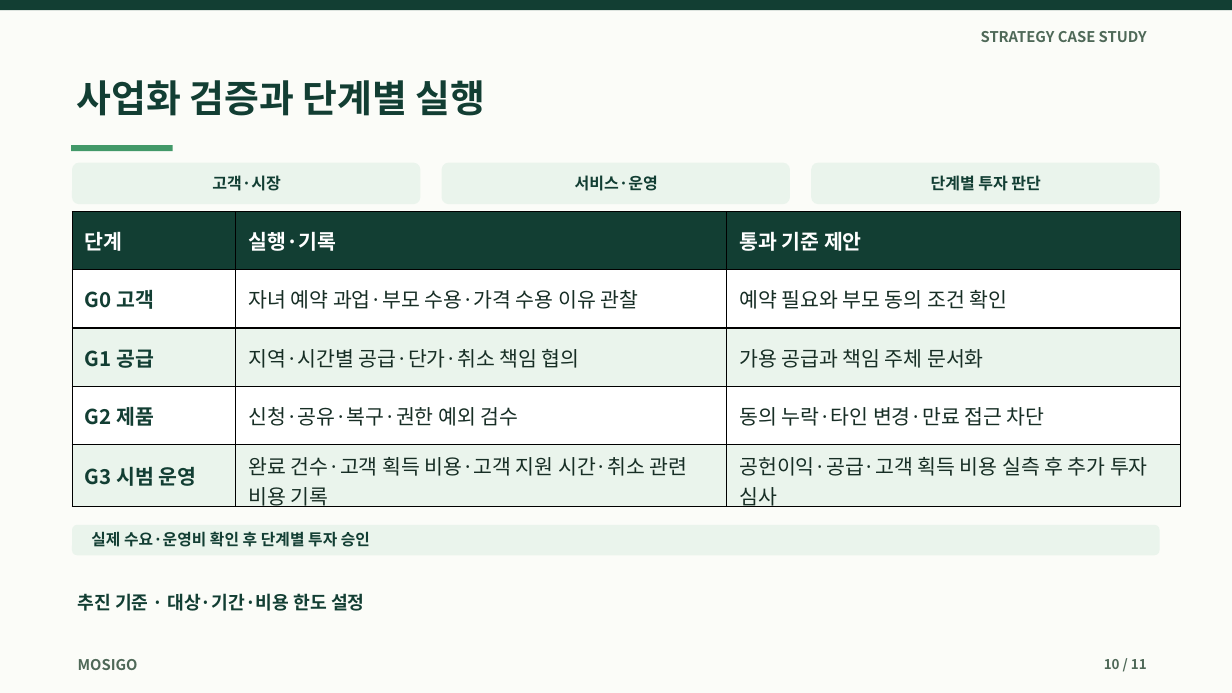
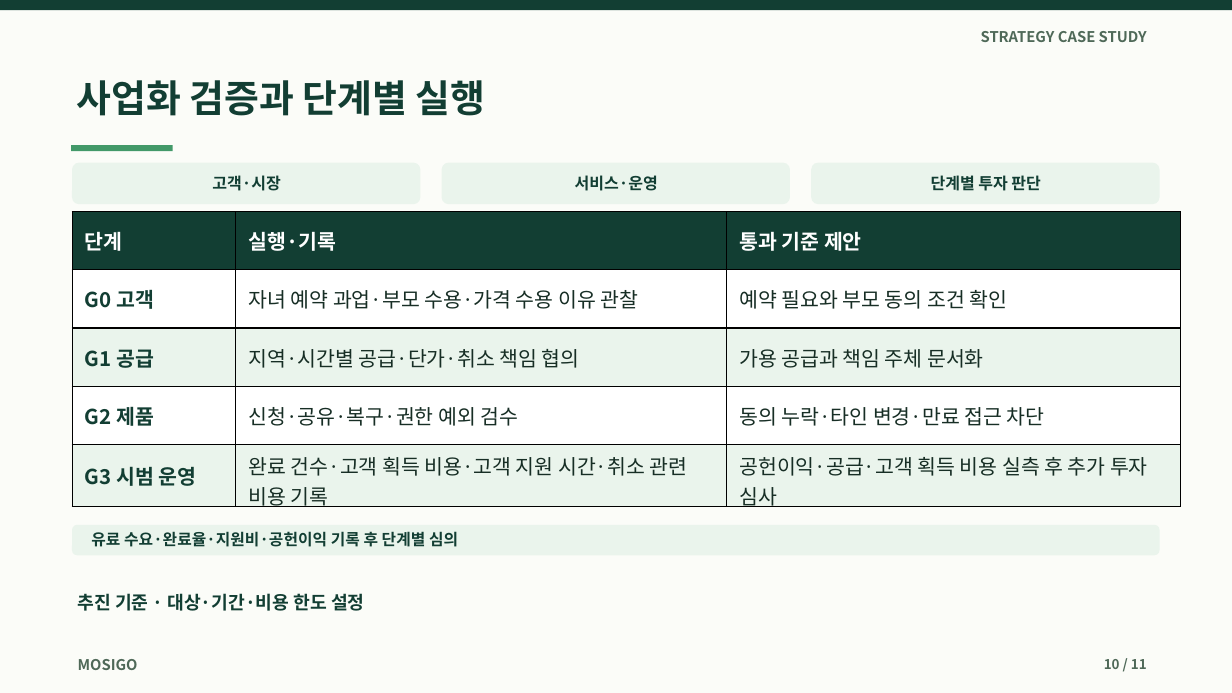
Before and after one commit to dohyunkimmm/mosigo-case-study, a slide deck: slide 10 of downloads/mosigo_report.pptx. Drawn at 1232x693 pixels with LibreOffice and Linux fonts; fonts in the diff are those of the drawing. Boxes give left, top, right and bottom in pixels: in the first picture for what was removed or moved away, otherwise in the second. Text is boxed around its words. In the diff, an @@ line names an element or a change of style, - is before the commit and + after.

```diff
--- a/downloads/mosigo_report.pptx
+++ b/downloads/mosigo_report.pptx
@@ text at bbox=[91, 531, 458, 547]: text changed @@
-실제 수요·운영비 확인 후 단계별 투자 승인
+유료 수요·완료율·지원비·공헌이익 기록 후 단계별 심의
```
Also in this commit, not shown: 3 other slides changed, 9 other files.
